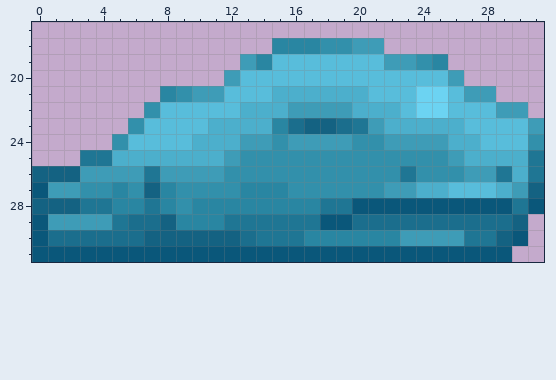
A pixel-art sprite gets an edit: Resources/Textures/_CP14/Mobs/Monster/flem.rsi/flem_dead.png. Above: the version before the commit.
The file is 32x32 pixels. Colours within 5 levels of each other are drawn and written as one. Shown: x 0..31, y 17..31.
New version:
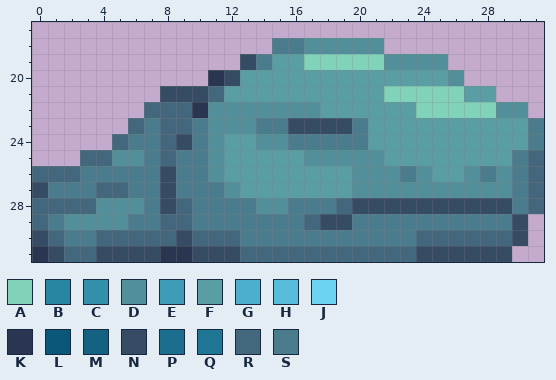
Palette (. is transparent): A #80d3b9  B #2986a2  C #3290ab  D #528f9a  E #3e9cb7  F #599ea3  G #4cafcc  H #58bddb  J #6cd3f2  K #2a3551  L #0a577a  M #146282  N #364c65  P #1b6e8d  Q #1f7694  R #43677d  S #4b7c8d
Diff:
Changed rows in their new state; - is an unchanged pixel.
first column x 0:
18 ---------------SSDDDDD----------
19 -------------NSFFAAAAADDDD------
20 -----------KNFFFFFFFFFFFFFD-----
21 --------NNNRFFFFFFFFFFAAAAAFF---
22 -------RRRKDDDDDDDFFFFFFAAAAADD-
23 ------RSRRSDDDSSNNNNSFFFFFFFFFFS
24 -----RSSRNSDFFDDSSSSSFFFFFFFFFFS
25 ---RRDDSRSSDFFFFFDDDDDFFFFFFFFSR
26 RRRSSSSSNSSDFFFFFFFFDDDSDFFDSDSR
27 NSSSRRSSNSSSDFFFFFFFDDDDDDDDDDSR
28 RRRRDDDSNRSSSSDDSSSRNNNNNNNNNNSR
29 RSDDDDSSRRSSSSSSSRNNSSSSSSSSSSN-
30 NRSSRRRRRNRRRSSSSSSSSSSSRRRRRRN-
31 KNRRNNNNKKNNNRRRRRRRRRRRNNNNNN--
Changed places in both pictures, as pixel boxes (x1, y1, x2, y2):
changed: (32, 38, 544, 262)
